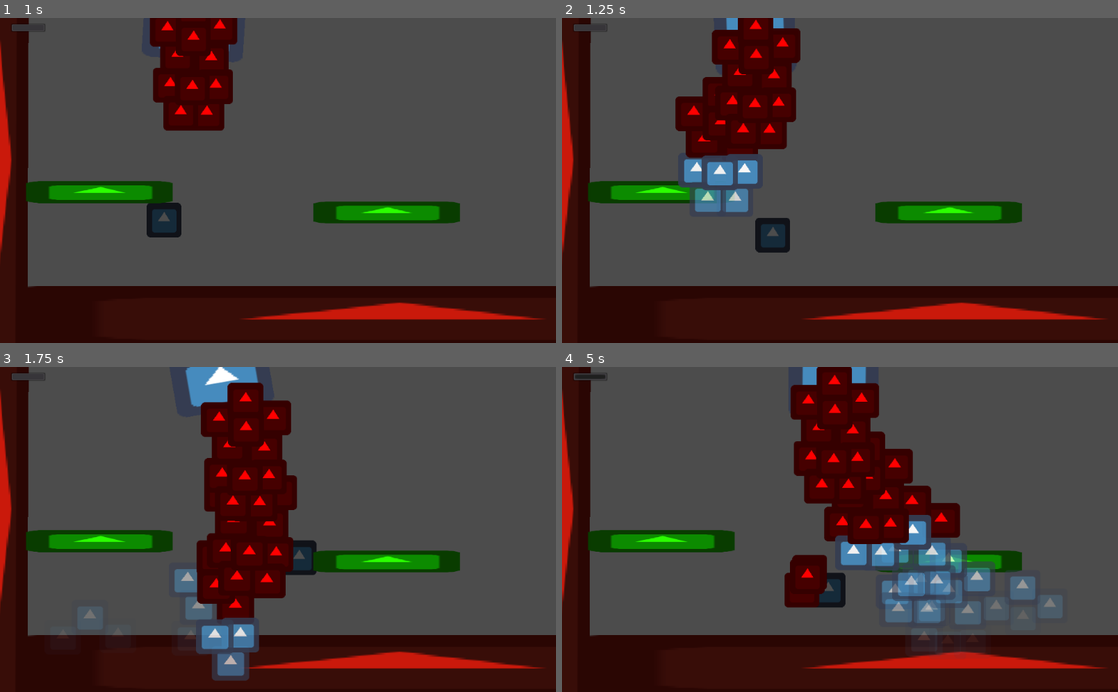
Above: before the commit, frames 1-4 (two rows, left to right).
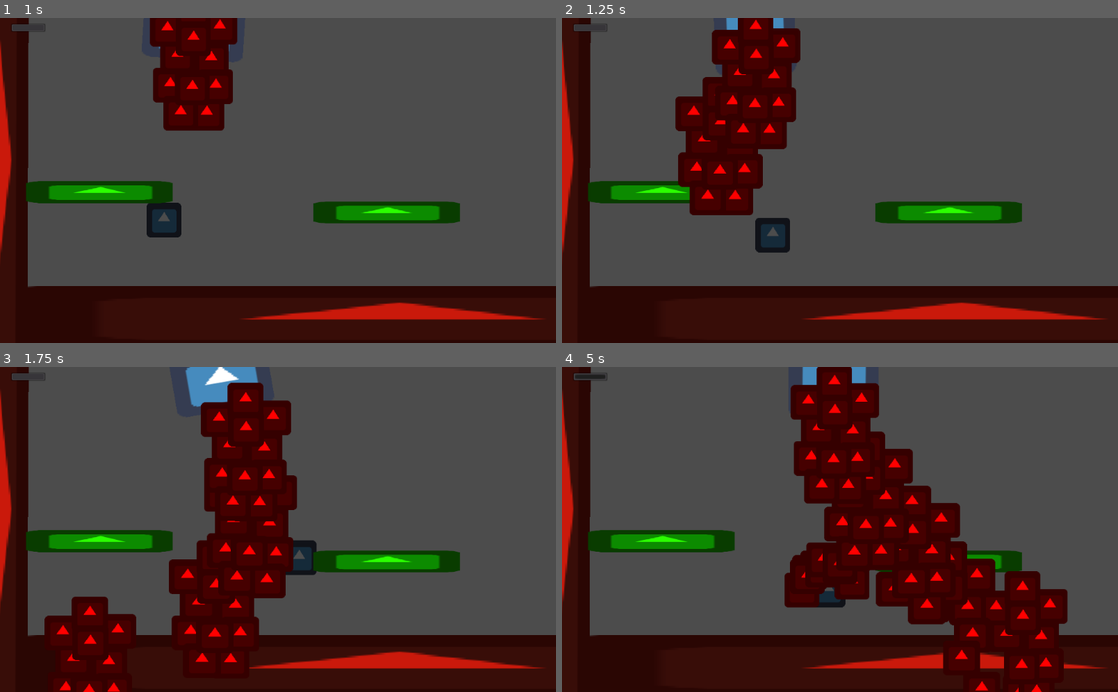
Above: after the commit, the same moments.

Repository: uspgamedev/welcome-to-your-mind
Game: Godot game, scene res://Stages/Depression/DepressionPuzzle1.tscn
The game is run twice, just before and just after one commit, with the same random seed, the same clock (stepped at 60 frames per second) and the same inputs. The engine's default icon, where the game draws it, is replaced by a stand-in: a white triangle on a blue panel in a dark square.
Inputs:
- Up to frame 1 (1 s): hold Right (ui_right) from 0.53 s (still down); tap Up (ui_up) at 0.77 s
- Up to frame 2 (1.25 s): keep holding Right (ui_right)
- Up to frame 3 (1.75 s): keep holding Right (ui_right); tap Up (ui_up) at 1.52 s
- Up to frame 4 (5 s): release Right (ui_right) at 2.03 s; hold Left (ui_left) 2.03-2.78 s; hold Right (ui_right) 2.78-4.28 s; tap Up (ui_up) at 3.02, 3.77, 4.52 s; hold Left (ui_left) from 4.28 s (still down)

Frame 1 is identical in both runs. In frame 2, 2.5% of the frame differs, in the area x 20-37%, y 41-61%; in frame 3, 5.6%; in frame 4, 11%, in the area x 42-91%, y 45-100%.

Commit message:
Evil Triggers die when touching walls

Diff:
--- a/Stages/Depression/Enemies/TriggerBase.gd
+++ b/Stages/Depression/Enemies/TriggerBase.gd
@@ -40,6 +40,8 @@
 	if body.is_in_group("Player") and not target:
 		target = body
 		set_physics_process(true)
-	elif body.is_in_group("Floor") and get_parent().is_in_group("TriggerWave"):
-		get_node("Area2D").queue_free()
+
+func _on_AreaCollision_body_entered(body):
+	if not body.is_in_group("Player") and evil: # Evil triggers die when touching walls
+		get_node("AreaCollision").queue_free()
 		die()
--- a/Stages/Depression/Enemies/TriggerBase.tscn
+++ b/Stages/Depression/Enemies/TriggerBase.tscn
@@ -40,9 +40,13 @@
 "values": [ Vector2( 0, 10 ), Vector2( 0, -10 ) ]
 }
 
-[node name="TriggerBase" type="KinematicBody2D"]
+[sub_resource type="CircleShape2D" id=3]
 
-modulate = Color( 1, 1, 1, 0 )
+custom_solver_bias = 0.0
+radius = 30.0
+
+[node name="TriggerBase" type="KinematicBody2D" index="0"]
+
 z_index = 1
 input_pickable = false
 collision_layer = 1
@@ -54,7 +58,7 @@
 
 [node name="Sprite" type="Sprite" parent="." index="0"]
 
-position = Vector2( 0, 6.20367 )
+position = Vector2( 0, 10 )
 texture = ExtResource( 2 )
 _sections_unfolded = [ "Transform", "Visibility" ]
 
@@ -79,4 +83,20 @@
 audio_bus_override = false
 audio_bus_name = "Master"
 
+[node name="AreaCollision" type="Area2D" parent="." index="2"]
+
+input_pickable = true
+gravity_vec = Vector2( 0, 1 )
+gravity = 98.0
+linear_damp = 0.1
+angular_damp = 1.0
+audio_bus_override = false
+audio_bus_name = "Master"
+
+[node name="CollisionShape2D" type="CollisionShape2D" parent="AreaCollision" index="0"]
+
+shape = SubResource( 3 )
+
 [connection signal="body_entered" from="Area2D" to="." method="_on_Area2D_body_entered"]
+
+[connection signal="body_entered" from="AreaCollision" to="." method="_on_AreaCollision_body_entered"]
Not shown: 1 places in Stages/Depression/Enemies/TriggerBase.tscn that only renumber resources
